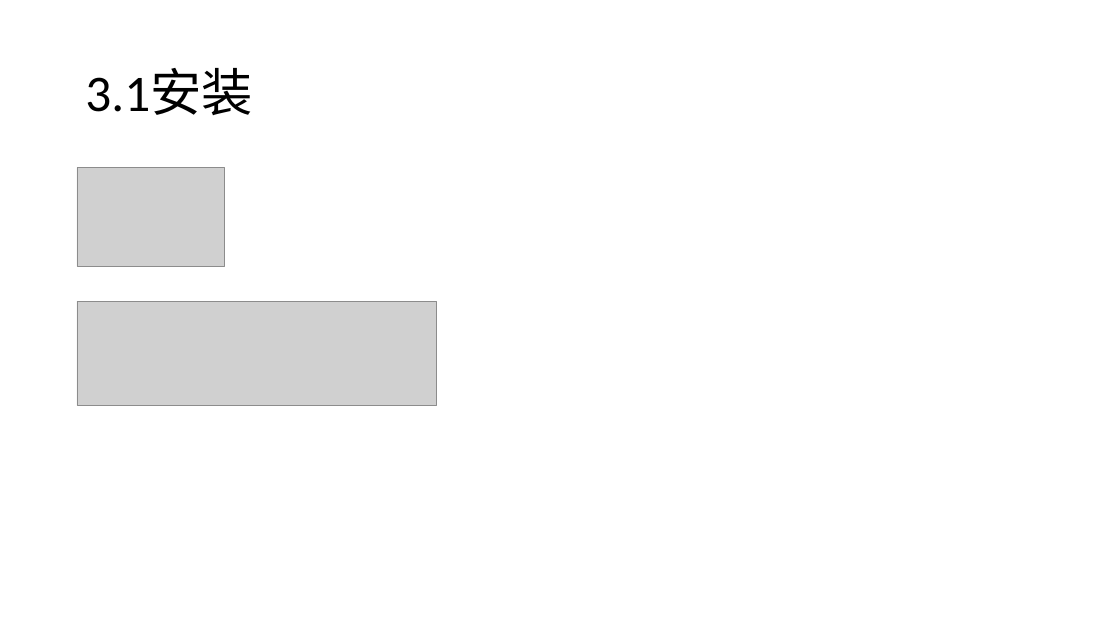
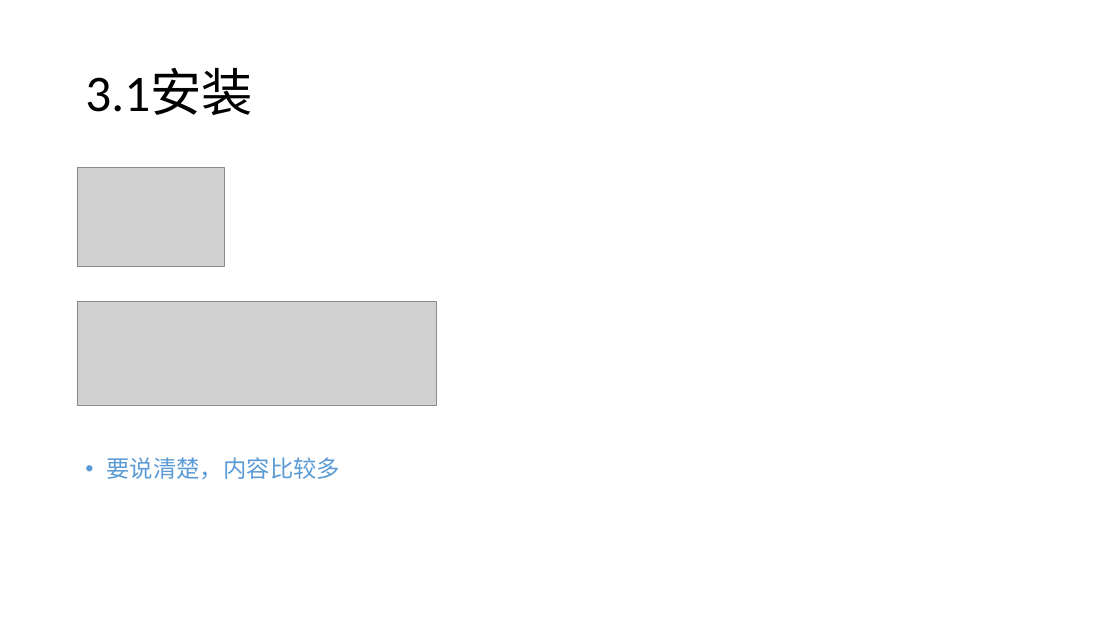
Before and after one commit to Cohen-Wang/workbench, a slide deck: slide 46 of cloud/webpack-ppt/培训 - webpack.pptx. Drawn at 1120x630 pixels with LibreOffice and Linux fonts; fonts in the diff are those of the drawing; grey boxes stand for pictures. Boxes give left, top, right and bottom in pixels: in the first picture for what was removed or moved away, otherwise in the second. Text is boxed around its words. In the diff, an @@ line names an element or a change of style, - is before the commit and + after.

```diff
--- a/cloud/webpack-ppt/培训 - webpack.pptx
+++ b/cloud/webpack-ppt/培训 - webpack.pptx
@@ text added at box(106, 457, 340, 479), 20 pt, text #5B9BD5 @@
+• 要说清楚，内容比较多
```
Also in this commit, not shown: 1 other slide changed, 2 slides added, 7 slides removed, 1 other file.
